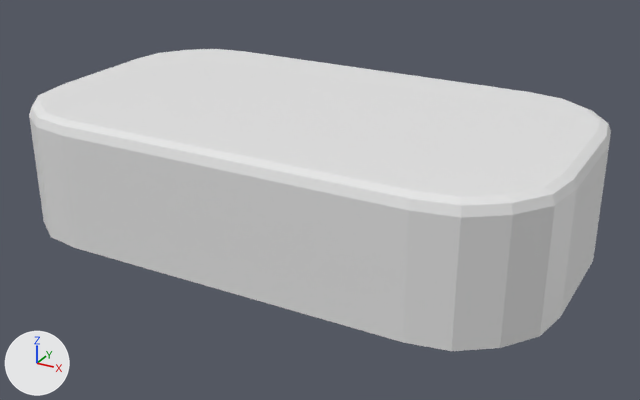
The FBX model Assets/Art/Models/Roof.fbx as it was, and as the next commit left it.
One viewpoint serves both versions: a camera (50 mm lens) standing at (7.03, -14.44, 6.73) and looking at (0.26, -2.12, 0.57). The lights are fixed; the arrows at lower left show +X, +Y and +Z. The picture after the commit comes second. Where no turn or scale is listed for an object, it has been applied to the vertices.

Script lines for the objects in view, before the commit:
```python
me_cube_004 = bpy.data.meshes.new('Cube.004')
me_cube_004.from_pydata(...)  # 100 vertices, 85 faces; spans x -4.73..4.73, y -4.73..0.73, z 0.0..2.2
ob_roof = bpy.data.objects.new('Roof', me_cube_004)
ob_roof.location = (0.0, 0.0, 0.0)
```
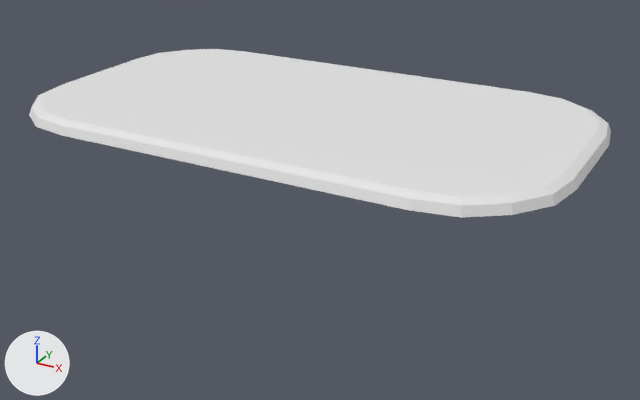
Where the newer file only moved an object's origin or applied its transform, the numbers keep the older frame.

What differs and where, as boxes [x1, y1, x2, y2] in the pictures (640 x 400 px):
```json
{"object": "Roof", "change": "reshaped", "before": [29, 49, 611, 351], "after": [29, 49, 611, 218], "on screen": "44% shorter"}
{"part": 1, "of": "me_cube_004", "change": "deleted", "before": [29, 116, 609, 351]}
```

The change, as JSON lines over the scene's bpy script:
```json
{"block": "me_cube_004", "where": "# used by ob_roof; location = (0.0, 0.0, 0.0)"}
{"op": "remove", "block": "me_cube_004", "code": "me_cube_004.from_pydata(...)  # 100 vertices, 85 faces; spans x -4.73..4.73, y -4.73..0.73, z 0.0..2.2"}
{"op": "add", "block": "me_cube_004", "code": "me_cube_004.from_pydata(...)  # 72 vertices, 59 faces; spans x -4.73..4.73, y -4.73..0.73, z 2.0..2.2"}
{"block": "me_cube_004", "change": "me_cube_004 part 1"}
{"block": "me_cube_004", "change": "28 vertices are removed from x -4.73..4.73, y -4.73..0.73, z 0.0..2.0"}
{"block": "me_cube_004", "change": "26 faces are deleted"}
```
